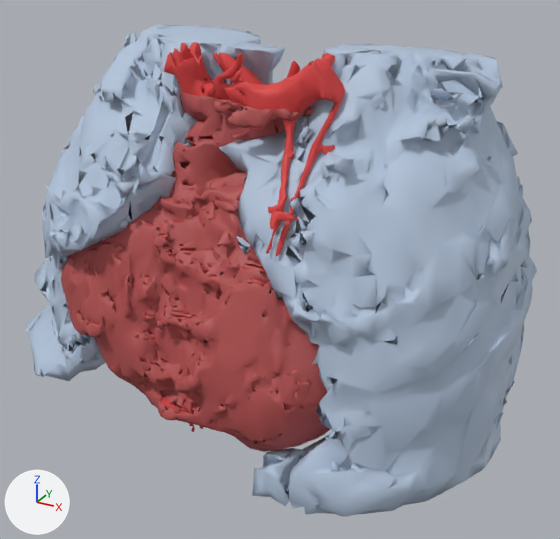
What one commit did to the glTF model assets/models/congenital/tetralogy-of-fallot.glb.
Before and after are seen from a 50 mm lens placed at (0.182, -0.28, 0.135), pointed at (0.021, 0.013, -0.012). Arrows for +X, +Y and +Z are at lower left; the lights stay in place. The first picture is the older version.

Objects in the first picture: 'blood-pool', 'lungs', 'myocardium'.
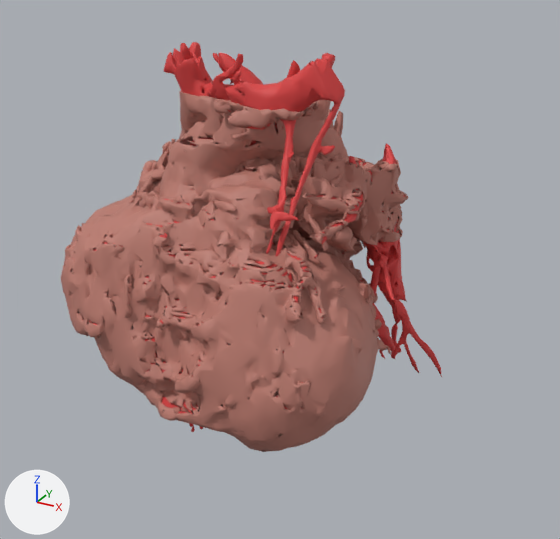
Pixel boxes [x1, y1, x2, y2] of what changed, in the pictures (560 x 539 px):
'lungs', deleted (blue): before [26, 25, 537, 517]
'myocardium', recoloured: [61, 90, 330, 452] in both

The change, as a diff of the scene's bpy script:
```diff
--- a/assets/models/congenital/tetralogy-of-fallot.glb.py
+++ b/assets/models/congenital/tetralogy-of-fallot.glb.py
@@ mat_myocardium @@
 mat_myocardium = principled_material('myocardium')
-mat_myocardium.base_color = (0.45, 0.08, 0.08)  # red #b35050
+mat_myocardium.base_color = (0.5, 0.2, 0.16)  # pink #bc7c6f
 mat_myocardium.roughness = 0.6
@@ ob_lungs @@
-ob_lungs = bpy.data.objects.new('lungs', me_lungs)
-ob_lungs.location = (0.0, 0.0, 0.0)
```
